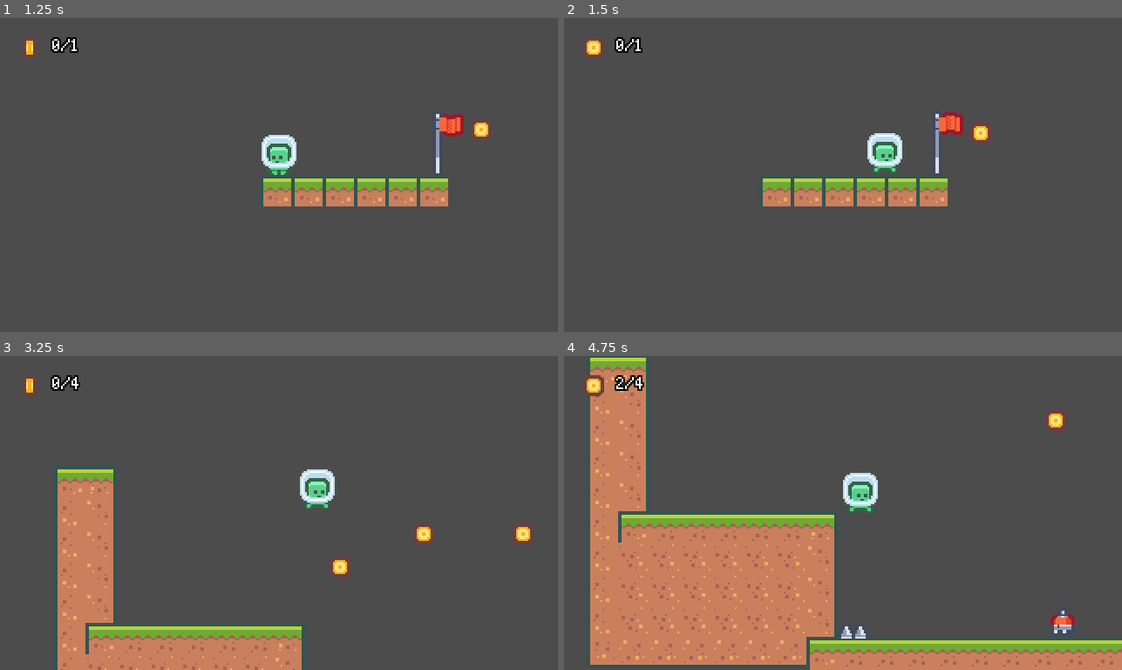
Above: before the commit, frames 1-4 (two rows, left to right).
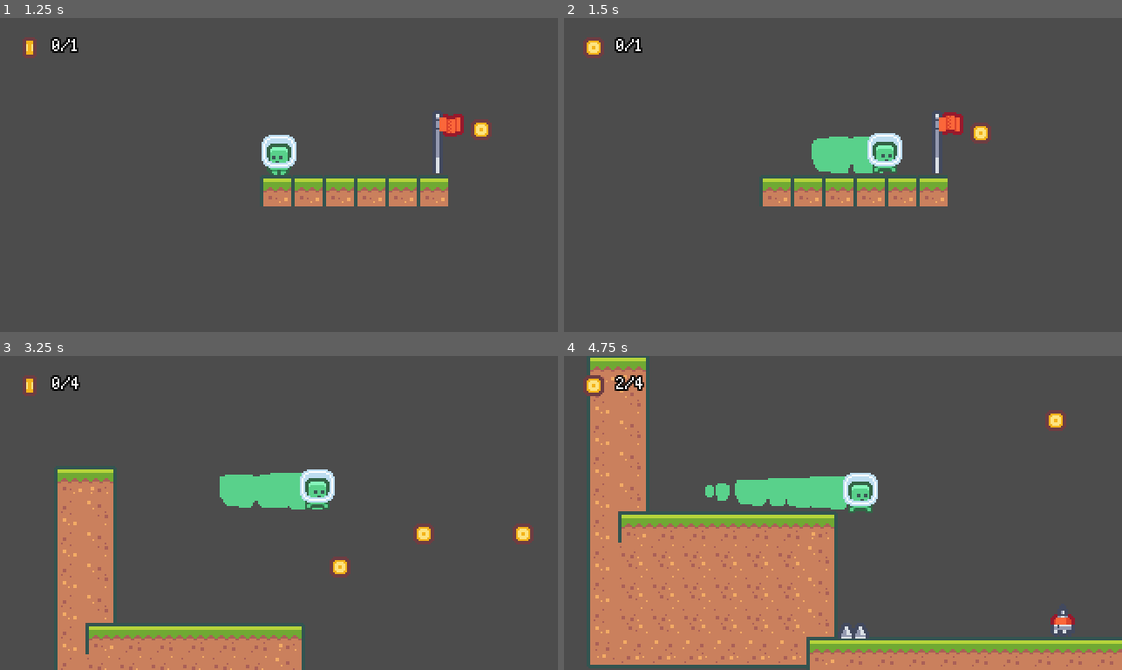
Above: after the commit, the same moments.

Repository: yplog/alloga
Game: Godot game, scene res://scenes/BaseLevel.tscn
The game is run twice, just before and just after one commit, with the same random seed, the same clock (stepped at 60 frames per second) and the same inputs. The project has no main scene, so this scene is started directly.
Inputs:
- Up to frame 1 (1.25 s): click "Next Level" at 0.5 s
- Up to frame 2 (1.5 s): hold D (move_right) from 1.28 s (still down); tap Space (dash) at 1.35 s
- Up to frame 3 (3.25 s): tap W (jump) at 1.52, 1.55, 1.82, 2.85, 3.02 s; release D (move_right) at 2 s; click "Next Level" at 2 s; tap Enter at 2.75 s; hold D (move_right) from 2.78 s (still down); tap Space (dash) at 3.05 s
- Up to frame 4 (4.75 s): tap W (jump) at 3.32, 3.8, 4.52 s; release D (move_right) at 3.53 s; hold A (move_left) 3.53-4.28 s; tap Space (dash) at 3.6, 4.35 s; hold D (move_right) from 4.28 s (still down)

Frame 1 is identical in both runs. In frame 2, 1.1% of the frame differs, in the area x 44-58%, y 37-50%; in frame 3, 1.5%; in frame 4, 1.9%, in the area x 25-51%, y 38-49%.

Commit message:
dash trail

Diff:
--- a/scenes/Player.gd
+++ b/scenes/Player.gd
@@ -46,6 +46,7 @@
 
 func process_normal(delta):
 	if (isStateNew):
+		$DashParticles.emitting = false
 		$DashArea/CollisionShape2D.disabled = true
 		$HazardArea.collision_mask = defaultHazardMask
 
@@ -91,6 +92,7 @@
 
 func process_dash(delta):
 	if (isStateNew):
+		$DashParticles.emitting = true
 		$DashArea/CollisionShape2D.disabled = false
 		$AnimatedSprite.play("jump")
 		$HazardArea.collision_mask = dashHazardMask
--- a/scenes/Player.tscn
+++ b/scenes/Player.tscn
@@ -17,15 +17,15 @@
 "name": "idle",
 "speed": 5.0
 }, {
+"frames": [ ExtResource( 3 ) ],
+"loop": true,
+"name": "jump",
+"speed": 5.0
+}, {
 "frames": [ ExtResource( 2 ), ExtResource( 3 ) ],
 "loop": true,
 "name": "run",
 "speed": 20.0
-}, {
-"frames": [ ExtResource( 3 ) ],
-"loop": true,
-"name": "jump",
-"speed": 5.0
 } ]
 
 [sub_resource type="RectangleShape2D" id=1]
@@ -34,6 +34,34 @@
 [sub_resource type="CapsuleShape2D" id=5]
 radius = 11.0
 height = 9.99994
+
+[sub_resource type="Shader" id=6]
+code = "shader_type canvas_item;
+
+uniform vec4 baseColor : hint_color;
+
+void fragment() {
+	vec4 texColor = texture(TEXTURE, UV);
+	COLOR.rgba = vec4(baseColor.r, baseColor.g, baseColor.b, texColor.a);
+}"
+
+[sub_resource type="ShaderMaterial" id=7]
+shader = SubResource( 6 )
+shader_param/baseColor = Color( 0.352941, 0.823529, 0.54902, 1 )
+
+[sub_resource type="Curve" id=9]
+_data = [ Vector2( 0, 0.917045 ), 0.0, 0.0, 0, 0, Vector2( 0.614035, 0.706818 ), 0.0, 0.0, 0, 0, Vector2( 1, 0.0443182 ), 0.0, 0.0, 0, 0 ]
+
+[sub_resource type="CurveTexture" id=10]
+curve = SubResource( 9 )
+
+[sub_resource type="ParticlesMaterial" id=8]
+flag_disable_z = true
+gravity = Vector3( 0, 0, 0 )
+orbit_velocity = 0.0
+orbit_velocity_random = 0.0
+scale_curve = SubResource( 10 )
+color = Color( 0.352941, 0.823529, 0.54902, 1 )
 
 [node name="Player" type="KinematicBody2D" groups=["player"]]
 script = ExtResource( 1 )
@@ -82,3 +110,14 @@
 rotation = 1.57079
 shape = SubResource( 5 )
 disabled = true
+
+[node name="DashParticles" type="Particles2D" parent="."]
+show_behind_parent = true
+material = SubResource( 7 )
+position = Vector2( 0, -12 )
+emitting = false
+amount = 15
+lifetime = 0.4
+local_coords = false
+process_material = SubResource( 8 )
+texture = ExtResource( 2 )
Not shown: 1 places in scenes/Player.tscn that only renumber resources
